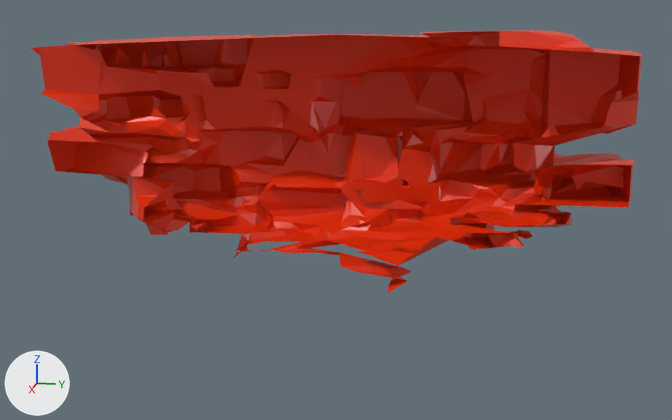
Renders of the FBX model Assets/Art/Models/Environment/Canyon/Canyon Rock Walls/canyon_rock_wall_03.fbx from each side of a commit.
Camera for both pictures: a 50 mm lens placed at (51.2, 11.4, 14.1), pointed at (-4.0, 0.3, 0.3). Lighting does not change. The marker at lower left points along +X, +Y and +Z. Where no turn or scale is listed for an object, it has been applied to the vertices. Vertices at the same position are counted once.

The first picture shows 'Circle.496_cell.005'.
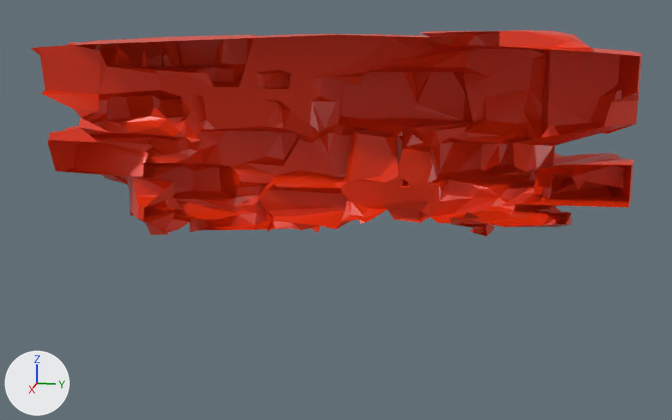
Pixel boxes [x1, y1, x2, y2] of what changed, in the pictures (672 x 420 px):
'Circle.496_cell.005', reshaped: before [31, 30, 642, 293]; after [31, 30, 642, 236]
part 1 of me_circle_496_cell_005, deleted (red): before [191, 105, 532, 239]
part 2 of me_circle_496_cell_005, cut back: before [194, 210, 524, 293]; after [255, 221, 480, 234]

What the commit changed:
me_circle_496_cell_005 is used by ob_circle_496_cell_005; location (0.0, 0.0, 0.0).
me_circle_496_cell_005 had 1154 vertices, 2071 faces and spanned x -8.7..1.3, y -16.6..17.4, z -13.4..11.5.
me_circle_496_cell_005 now has 975 vertices, 1799 faces and spans x -8.7..1.3, y -16.6..17.4, z -13.4..11.5.
me_circle_496_cell_005 part 1: 7 loose pieces with 40 vertices, spanning x -2.0..1.3, y -8.1..12.3, z -1.8..7.4, are deleted.
Part 2, on me_circle_496_cell_005:
139 vertices are removed from x -5.3..1.1, y -5.9..11.9, z -3.3..0.7.
244 faces are deleted.
8 new faces join them.
